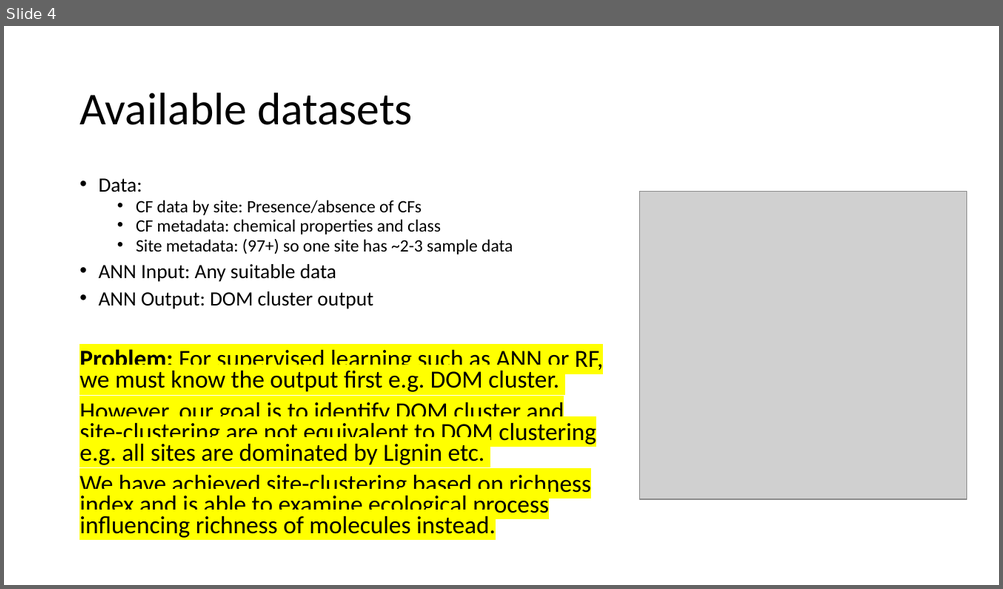
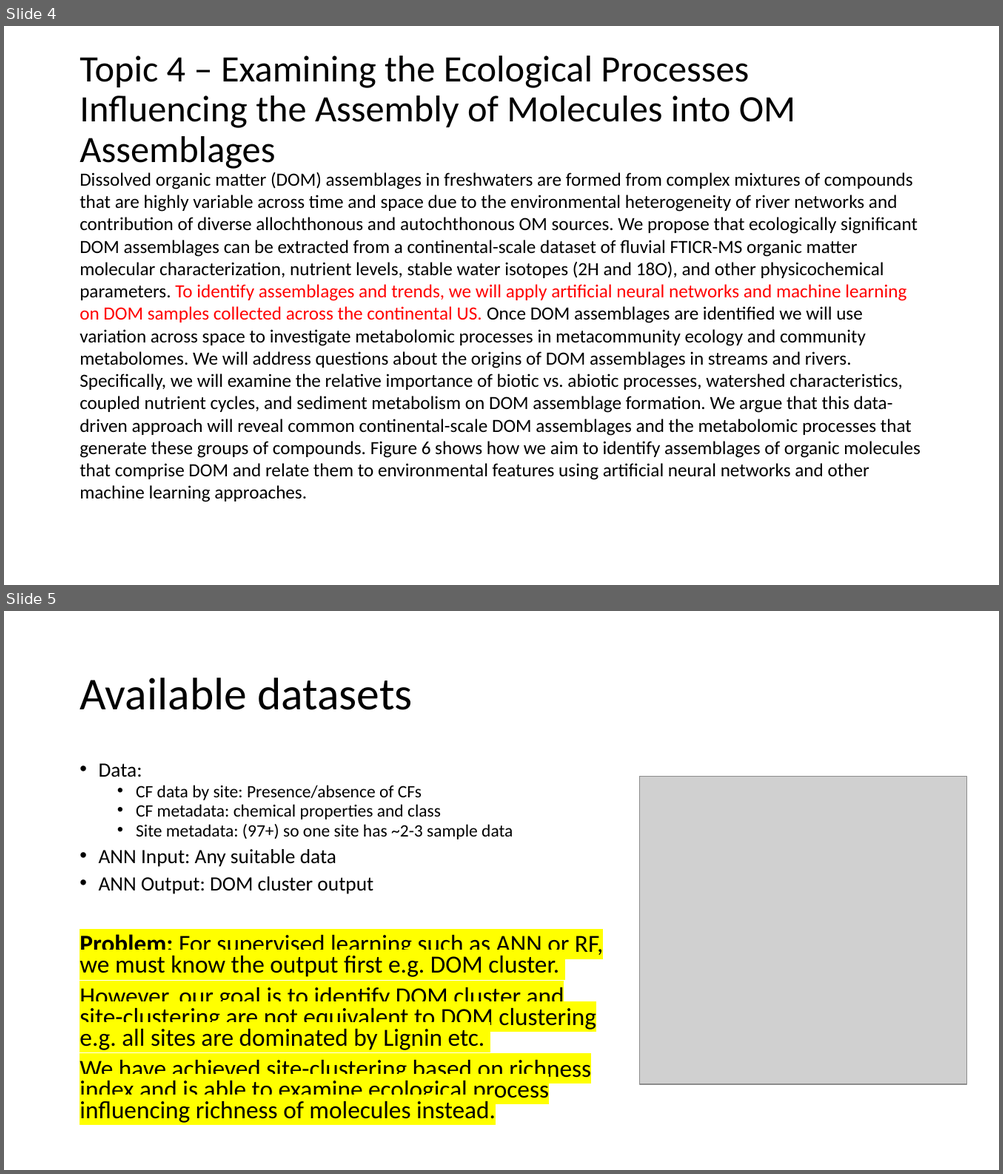
Before and after one commit to mmlchang/WHONDRS_collaboration, a slide deck: EDA/EDA.pptx. Shown one above the other, each under a label of ours: slide 4 before the commit, slides 4 and 5 after it. The pictures are 1003x589 and 1003x1174 pixels, drawn with LibreOffice and Linux fonts; fonts in the diff are those of the drawing; grey boxes stand for pictures. Boxes give left, top, right and bottom in pixels: in the first picture for what was removed or moved away, otherwise in the second. Text is boxed around its words. In the diff, an @@ line names an element or a change of style, - is before the commit and + after.

```diff
--- a/EDA/EDA.pptx
+++ b/EDA/EDA.pptx
@@ slide 4 added at [4,26,999,585], background #FFFFFF @@
@@ title added at [79,56,795,169], 36 pt, text #000000 @@
+Topic 4 – Examining the Ecological Processes Influencing the Assembly of Molecules into OM Assemblages
@@ text added at [79,172,920,503], 18 pt, text #000000 @@
+Dissolved organic matter (DOM) assemblages in freshwaters are formed from complex mixtures of compounds that are highly variable across time and space due to the environmental heterogeneity of river networks and contribution of diverse allochthonous and autochthonous OM sources. We propose that ecologically significant DOM assemblages can be extracted from a continental-scale dataset of fluvial FTICR-MS organic matter molecular characterization, nutrient levels, stable water isotopes (2H and 18O), and other physicochemical parameters. To identify assemblages and trends, we will apply artificial neural networks and machine learning on DOM samples collected across the continental US. Once DOM assemblages are identified we will use variation across space to investigate metabolomic processes in metacommunity ecology and community metabolomes. We will address questions about the origins of DOM assemblages in streams and rivers. Specifically, we will examine the relative importance of biotic vs. abiotic processes, watershed characteristics, coupled nutrient cycles, and sediment metabolism on DOM assemblage formation. We argue that this data-driven approach will reveal common continental-scale DOM assemblages and the metabolomic processes that generate these groups of compounds. Figure 6 shows how we aim to identify assemblages of organic molecules that comprise DOM and relate them to environmental features using artificial neural networks and other machine learning approaches.
@@ what was slide 4 is now slide 5 @@
```
Also in this commit, not shown: 2 slides changed, 4 other slides added, 1 slide removed, 1 other file.
